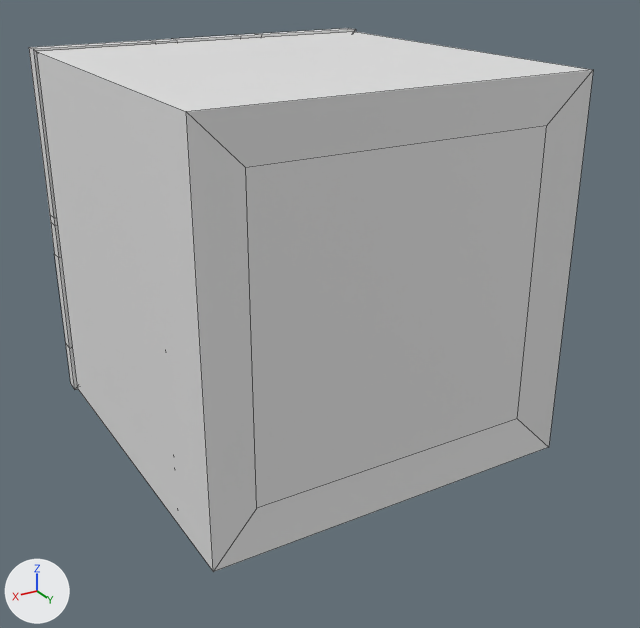
The Blender file Escape Room VR/Assets/EscapeRoom/Models/strongbox.blend as it was, and as the next commit left it.
The view is the same before and after, from a camera (50 mm lens) standing at (0.519, 0.983, 0.369) and looking at (-0.023, 0.079, -0.083). The axes (+X, +Y, +Z) are drawn at lower left. The lights are the same throughout. Mesh edges are drawn as thin lines.
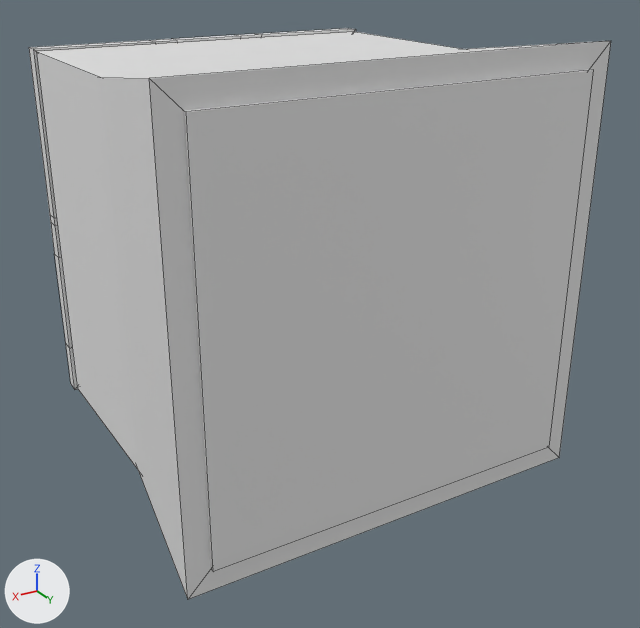
Where the change shows, as pixel boxes [x1, y1, x2, y2] in the pictures (640 x 628 px):
'Cube', reshaped: before [36, 32, 593, 572]; after [36, 32, 611, 599]
part 1 of me_cube, cut back: [186, 70, 593, 572] in both

The change, as a list of edits to the scene's bpy script:
```text
Change me_cube:
    where me_cube.from_pydata(...)  # 16 vertices, 17 faces; spans x -1.0..1.0, y -1.0..1.0, z -1.0..1.0
    used by ob_cube; location = (0.0, 0.061, 0.0); scale = (0.235, 0.235, 0.235)
    verts and faces of me_cube; kept vertices keep their numbers, new ones are numbered from 16
    before: 2 (-0.77, 0.98, -0.77), 3 (-0.77, 0.98, 0.77), 6 (0.77, 0.98, -0.77), 7 (0.77, 0.98, 0.77), 12 (-1.0, 1.0, 1.0)
    before: 13 (-1.0, 1.0, -1.0), 14 (1.0, 1.0, -1.0), 15 (1.0, 1.0, 1.0)
    me_cube part 1
    add delete_faces([(2, 6, 7, 3), (2, 13, 12, 3), (2, 6, 14, 13), (3, 12, 15, 7), (6, 7, 15, 14)])
    add faces += [(12, 15, 14, 13)]
```
